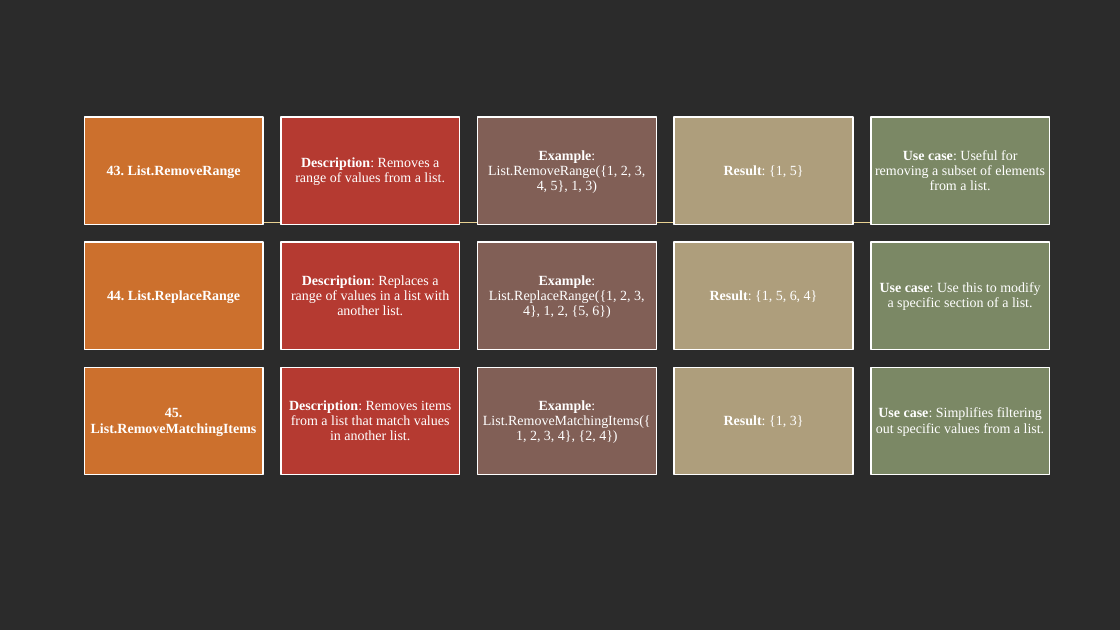
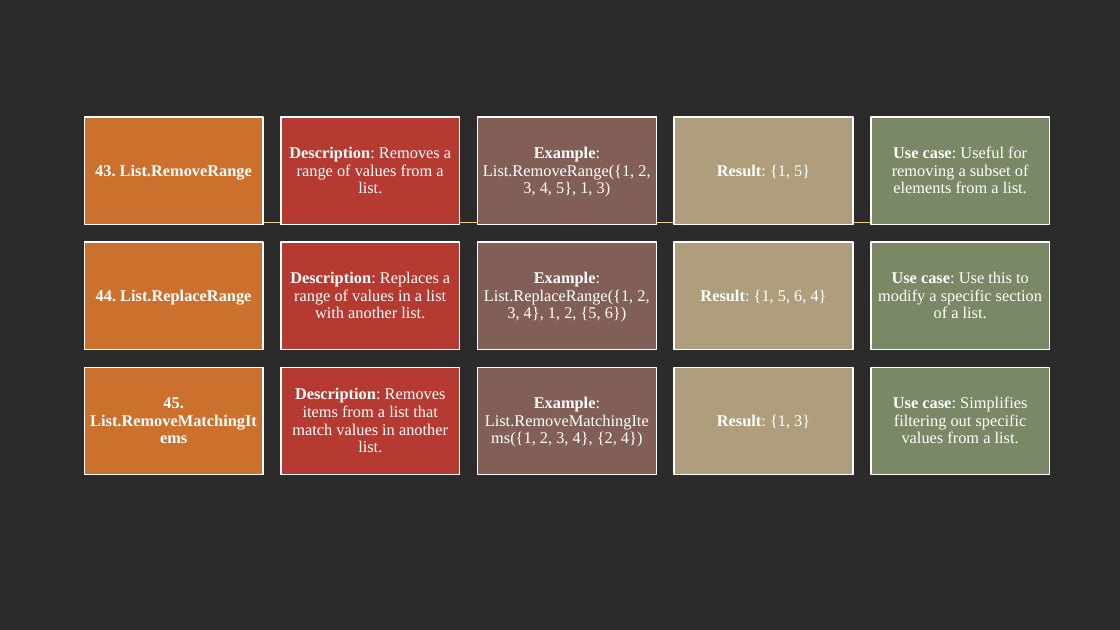
Before and after one commit to KrishnaPrajapati421/MQueryFiles, a slide deck: slide 3 of Power Query List Functions Part 3.pptx. Drawn at 1120x630 pixels with LibreOffice and Linux fonts; fonts in the diff are those of the drawing; background and template pictures are left out; a plain dark background stands for a picture behind light text. Boxes give left, top, right and bottom in pixels: in the first picture for what was removed or moved away, otherwise in the second. Text is boxed around its words. In the diff, an @@ line names an element or a change of style, - is before the commit and + after.

```diff
--- a/Power Query List Functions Part 3.pptx
+++ b/Power Query List Functions Part 3.pptx
@@ size 12 to 14 pt in 15 elements at (95,164,252,179), (289,146,451,193), (483,146,650,196), (717,164,810,178), (892,146,1029,193), (96,289,251,305), (290,271,450,318), (484,271,649,321), (700,289,827,303), (878,271,1042,318), (90,397,257,430), (292,387,448,452), (485,396,649,446), (717,414,810,428), (893,396,1027,443) @@
```
Also in this commit, not shown: 3 other slides changed, 1 slide removed.
